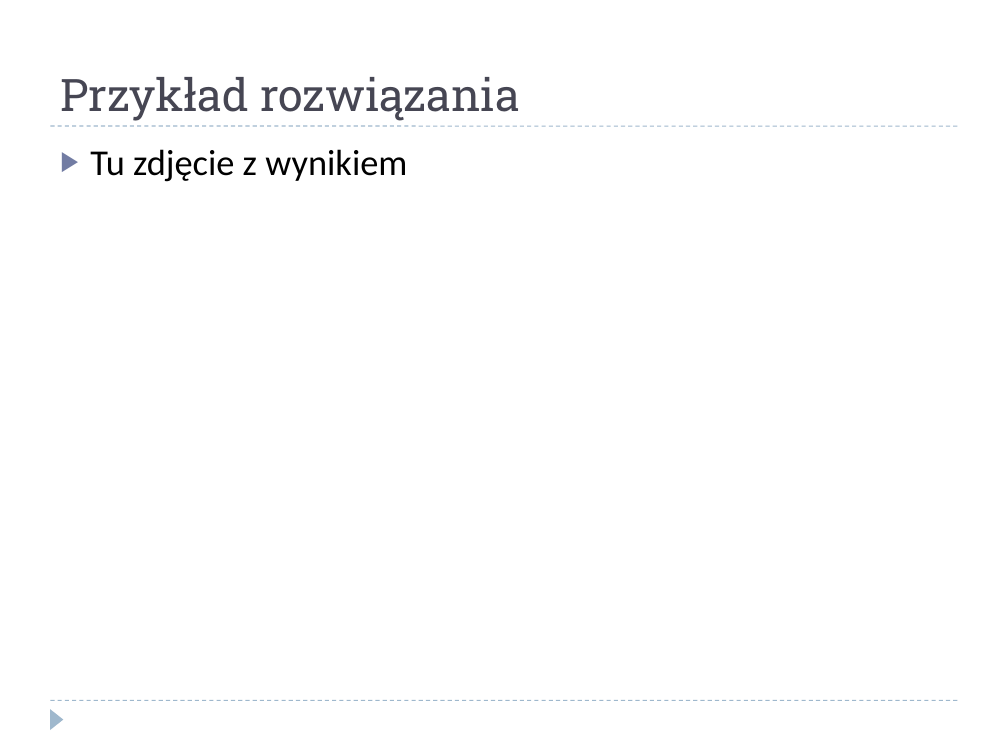
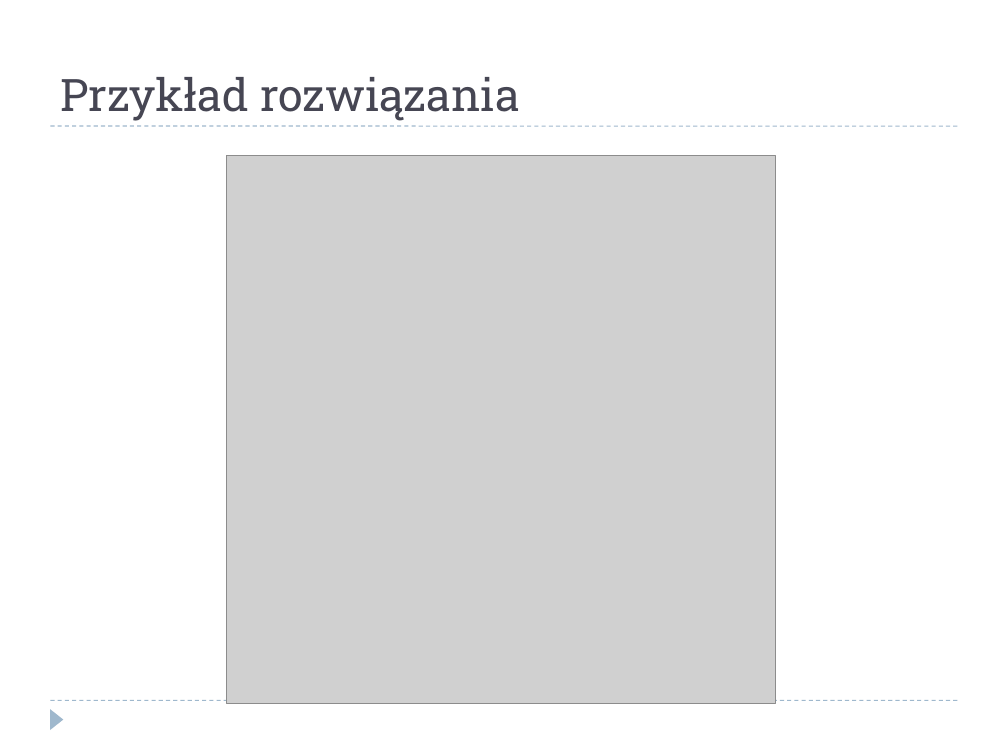
Before and after one commit to Ar2s/SystemExpercki, a slide deck: slide 4 of Prezentacja.ppt. Drawn at 1008x756 pixels with LibreOffice and Linux fonts; fonts in the diff are those of the drawing; grey boxes stand for pictures. Boxes give left, top, right and bottom in pixels: in the first picture for what was removed or moved away, otherwise in the second. Text is boxed around its words. In the diff, an @@ line names an element or a change of style, - is before the commit and + after.

```diff
--- a/Prezentacja.ppt
+++ b/Prezentacja.ppt
@@ text removed at (x1=90, y1=149, x2=407, y2=182) @@
-▶ Tu zdjęcie z wynikiem
@@ picture added at (x1=226, y1=156, x2=775, y2=704) @@
```
Also in this commit, not shown: 6 other files.
